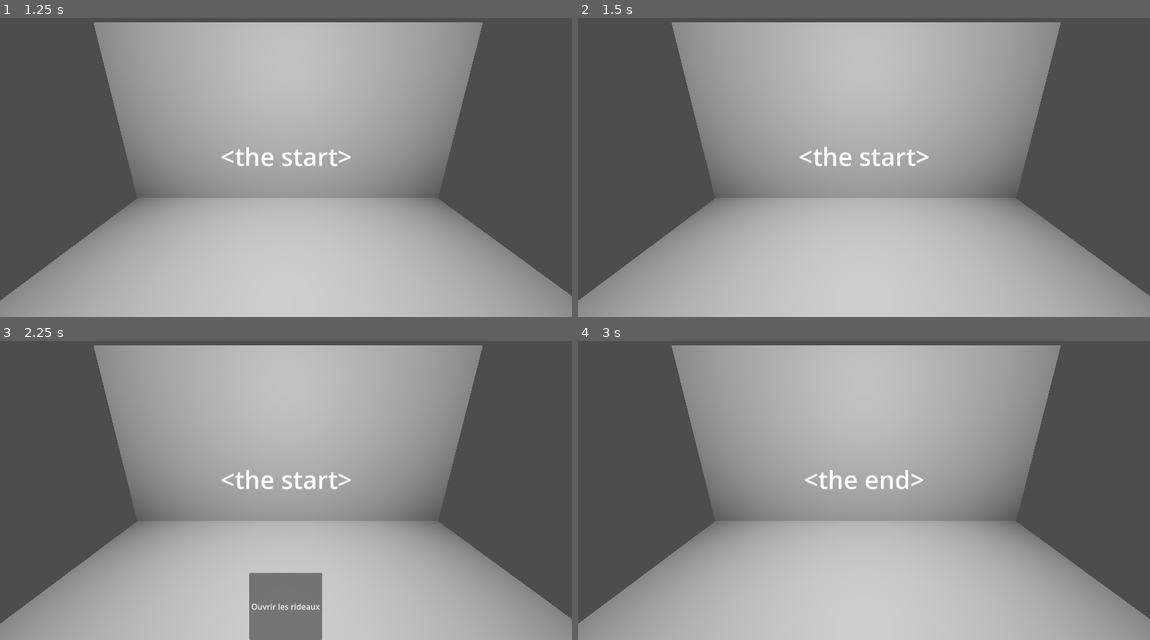
Above: before the commit, frames 1-4 (two rows, left to right).
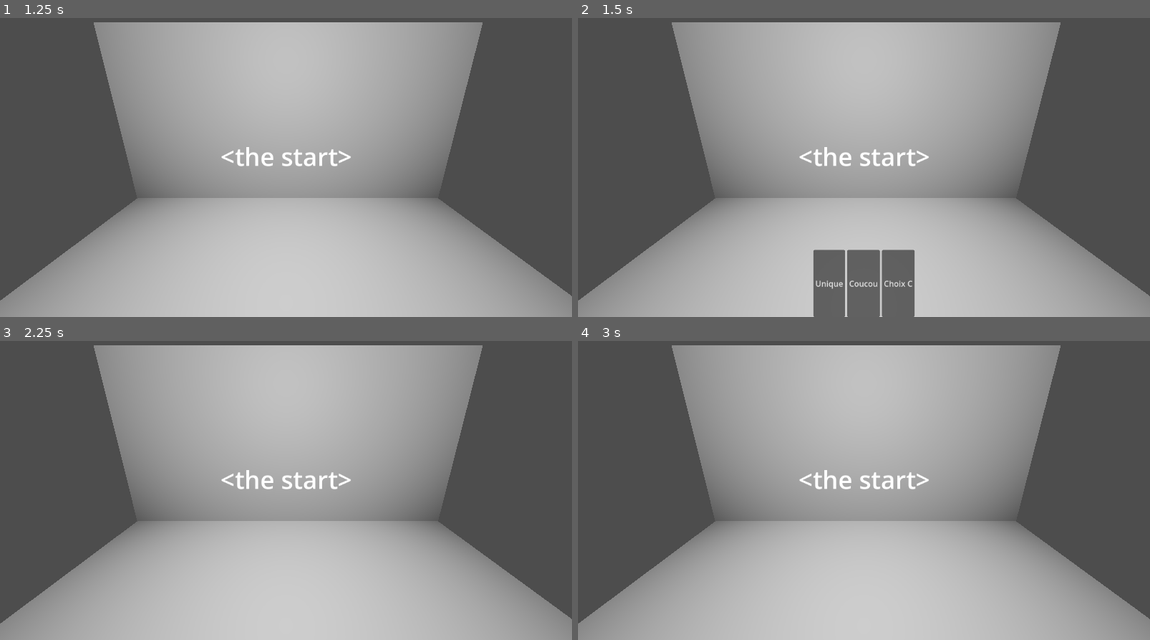
Above: after the commit, the same moments.

Repository: JungoQuentin/heroic
Game: Godot game, scene res://main.tscn
Two runs of this game, one before a commit and one after it. Both use one fixed random seed, a clock stepped at 60 frames per second and the inputs below. Sound files missing from this copy of the repository are replaced by a short silence.
Inputs (mouse positions are in pixels of both pictures, inside the frame that each line leads up to):
- Up to frame 1 (1.25 s): tap Enter at 0.5 s
- Up to frame 2 (1.5 s): tap Space at 1.25 s
- Up to frame 3 (2.25 s): click (251, 607) at 2 s, where only the run after the commit has a clickable "Unique"
- Up to frame 4 (3 s): click (864, 607) at 2.75 s, where only the run before the commit has a clickable "Ouvrir les rideaux"

Frame 1 is identical in both runs. In frame 2, 3.8% of the frame differs, in the area x 41-59%, y 77-100%; in frame 3, 2.8%; in frame 4, 0.6%.
Error before the commit: Assertion failed: it should be an Action type ! (res://canvas_layer.gd:44)

Commit message:
feat: add actions

Diff:
--- a/canvas_layer.gd
+++ b/canvas_layer.gd
@@ -1,23 +1,23 @@
 extends CanvasLayer
 
-var story: Story = preload("res://intro-0.tres")
 
 func _ready() -> void:
-	print(story.story_node)
 	$Label.text = '<the start>'
 	$ChoicesContainer.hide()
 	await get_tree().create_timer(1.).timeout
-	print(story.story_node)
-	start_story(story.story_node)
+	start_story(Timeline.new().story)
 
 
 func start_story(current_story: StoryNode) -> void:
 	print('enter with, ', current_story)
 	$ChoicesContainer.hide()
 
-	if current_story is StoryNodeAction:
+	if current_story is StoryNodeList:
+		for action in current_story.list:
+			await start_story(action)
+	elif current_story is StoryNodeAction:
 		await execute_action(current_story.action)
-		start_story(current_story.next)
+		#start_story(current_story.next)
 	elif current_story is StoryNodeChoice:
 		var i = 0
 		for choice in current_story.choices:
@@ -40,6 +40,10 @@
 		$"../AudioStreamPlayer".play()
 		poses_loop(action.poses_times, Time.get_ticks_msec())
 		await $"../AudioStreamPlayer".finished
+	elif action is Action.CurtainsClosing:
+		pass
+	elif action is Action.CurtainsOpening:
+		pass
 	else:
 		assert(false, "it should be an Action type !")
 
--- a/intro-0.tres
+++ /dev/null
@@ -1,37 +0,0 @@
-[gd_resource type="Resource" script_class="Story" format=3 uid="uid://dkqgwe37nec8e"]
-
-[ext_resource type="Script" uid="uid://c1ru4mssvfreo" path="res://story/story.gd" id="1_gqd7n"]
-[ext_resource type="AudioStream" uid="uid://bqr66q7bgh630" path="res://audio/voices/a.mp3" id="2_ev2xm"]
-[ext_resource type="Script" uid="uid://jdmgxauo13rp" path="res://story/actions/line.gd" id="5_om4gf"]
-[ext_resource type="Script" uid="uid://cg81njvoyicke" path="res://story/story_node.gd" id="6_uvnlm"]
-[ext_resource type="Script" uid="uid://c1tkgeviec5f2" path="res://story/story_node_choice.gd" id="7_thamu"]
-[ext_resource type="Script" uid="uid://bc7iicnwk64ct" path="res://story/story_node_action.gd" id="8_gr2ec"]
-
-[sub_resource type="Resource" id="Resource_23l2j"]
-script = ExtResource("5_om4gf")
-audio = ExtResource("2_ev2xm")
-metadata/_custom_type_script = "uid://jdmgxauo13rp"
-
-[sub_resource type="Resource" id="Resource_8rifo"]
-script = ExtResource("8_gr2ec")
-metadata/_custom_type_script = "uid://bc7iicnwk64ct"
-
-[sub_resource type="Resource" id="Resource_ev2xm"]
-script = ExtResource("7_thamu")
-choicesTitle = "0-02-opencurtains"
-choices = Dictionary[String, ExtResource("6_uvnlm")]({
-"Ouvrir les rideaux": SubResource("Resource_8rifo")
-})
-metadata/_custom_type_script = "uid://c1tkgeviec5f2"
-
-[sub_resource type="Resource" id="Resource_r2duy"]
-script = ExtResource("8_gr2ec")
-actionTitle = "0-01-barthointro"
-action = SubResource("Resource_23l2j")
-next = SubResource("Resource_ev2xm")
-metadata/_custom_type_script = "uid://bc7iicnwk64ct"
-
-[resource]
-script = ExtResource("1_gqd7n")
-story_node = SubResource("Resource_r2duy")
-metadata/_custom_type_script = "uid://c1ru4mssvfreo"
--- a/story/actions/line.gd
+++ b/story/actions/line.gd
@@ -3,3 +3,7 @@
 
 @export var audio: AudioStream
 @export var poses_times: Dictionary[float, CompressedTexture2D]
+
+func _init(_audio: AudioStream, _poses: Dictionary[float, CompressedTexture2D]):
+	audio = _audio
+	poses_times = _poses
--- a/story/story.gd
+++ /dev/null
@@ -1,3 +0,0 @@
-class_name Story extends Resource
-
-@export var story_node: StoryNode
--- a/story/story_node_action.gd
+++ b/story/story_node_action.gd
@@ -2,7 +2,11 @@
 
 @export var actionTitle: String
 @export var action: Action
-@export var next: StoryNode
+#@export var next: StoryNode
 
 func _to_string() -> String:
-	return 'node_action' # TODO : action type ?
+	return actionTitle
+
+func _init(_action: Action) -> void:
+	action = _action
+	#next = _next
--- a/story/story_node_choice.gd
+++ b/story/story_node_choice.gd
@@ -3,8 +3,8 @@
 @export var choicesTitle: String
 @export var choices: Dictionary[String, StoryNode]
 
-#func _init(_choices: Dictionary[String, StoryNode]) -> void:
-	#self.choices = _choices
+func _init(_choices: Dictionary[String, StoryNode]) -> void:
+	self.choices = _choices
 
 func _to_string() -> String:
 	return ", ".join(self.choices.values())
--- /dev/null
+++ b/story/story_node_list.gd
@@ -0,0 +1,8 @@
+class_name StoryNodeList extends StoryNode
+
+
+@export var list: Array[StoryNode]
+
+
+func _init(_list: Array[StoryNode]) -> void:
+	list = _list
--- /dev/null
+++ b/story/timeline.gd
@@ -0,0 +1,23 @@
+class_name Timeline
+
+
+func choice(_choices: Dictionary[String, StoryNode]) -> StoryNodeChoice:
+	return StoryNodeChoice.new(_choices)
+
+func action(_action: Action) -> StoryNodeAction:
+	return StoryNodeAction.new(_action)
+
+
+var story = StoryNodeList.new([
+	action(Line.new(
+		preload("res://audio/voices/0-06-allonsy.wav"),
+		{}
+	)),
+	choice({
+		"Unique": action(Line.new(
+			preload("res://audio/voices/0-06-allonsy.wav"),
+			{}
+		)),
+		"Coucou": action(Action.CurtainsOpening.new())
+	}),
+])
Not shown, removed: story/story.gd.uid
Not shown, added: story/story_node_list.gd.uid
Not shown, added: story/timeline.gd.uid
